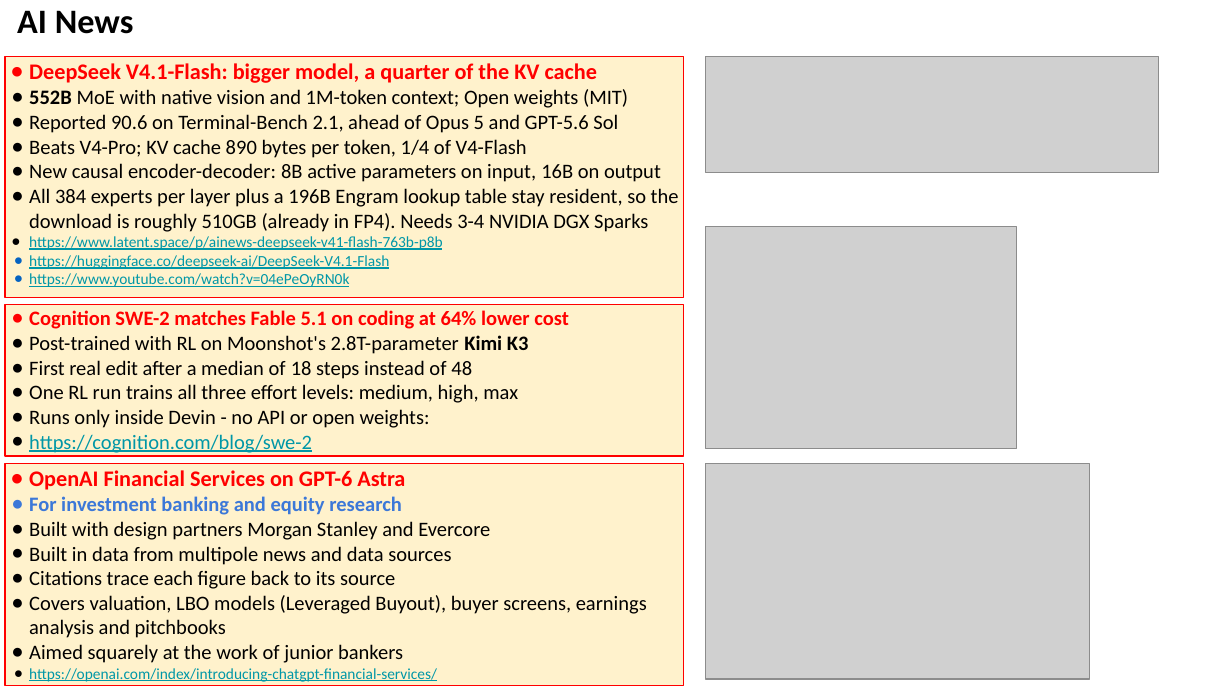
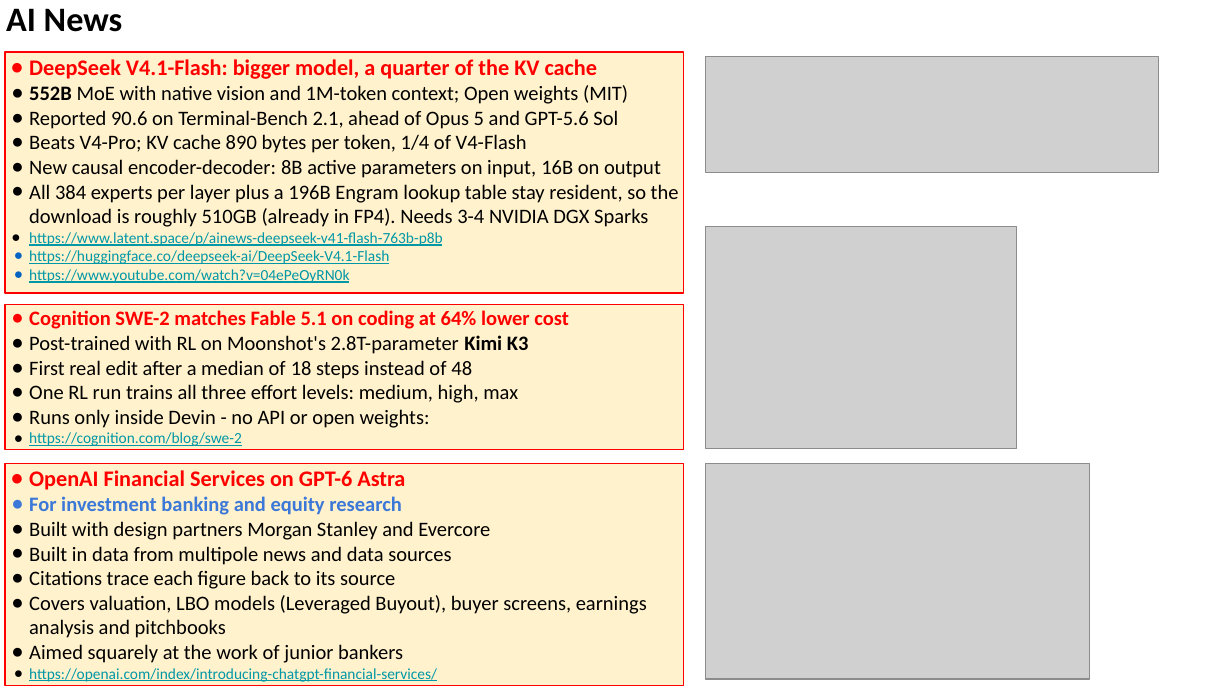
Before and after one commit to lselector/seminar, a slide deck: slide 15 of 2026/2026-09-18-AI-News.pptx (slide 14 before the commit). Drawn at 1232x693 pixels with LibreOffice and Linux fonts; fonts in the diff are those of the drawing; grey boxes stand for pictures. Boxes give left, top, right and bottom in pixels: in the first picture for what was removed or moved away, otherwise in the second. Text is boxed around its words. In the diff, an @@ line names an element or a change of style, - is before the commit and + after.

```diff
--- a/2026/2026-09-18-AI-News.pptx
+++ b/2026/2026-09-18-AI-News.pptx
@@ text "AI News": place and size @@
-text "AI News" at (17,10,134,34)
+text "AI News" at (6,8,123,32)
@@ rectangle "DeepSeek V4.1-Flash: bigger model, a ...": place and size @@
-rectangle "DeepSeek V4.1-Flash: bigger model, a ..." at (5,57,684,298)
+rectangle "DeepSeek V4.1-Flash: bigger model, a ..." at (5,52,684,293)
@@ rectangle "Cognition SWE-2 matches Fable 5.1 ...": place and size @@
-rectangle "Cognition SWE-2 matches Fable 5.1 ..." at (5,304,684,456)
+rectangle "Cognition SWE-2 matches Fable 5.1 ..." at (5,304,684,450)
@@ text in rectangle at (29,432,242,446): size 12 to 9 pt in "https://cognition.com/blog/swe-2"; indent changed @@
```
Also in this commit, not shown: 19 other slides changed, 4 slides added, 4 slides removed.
